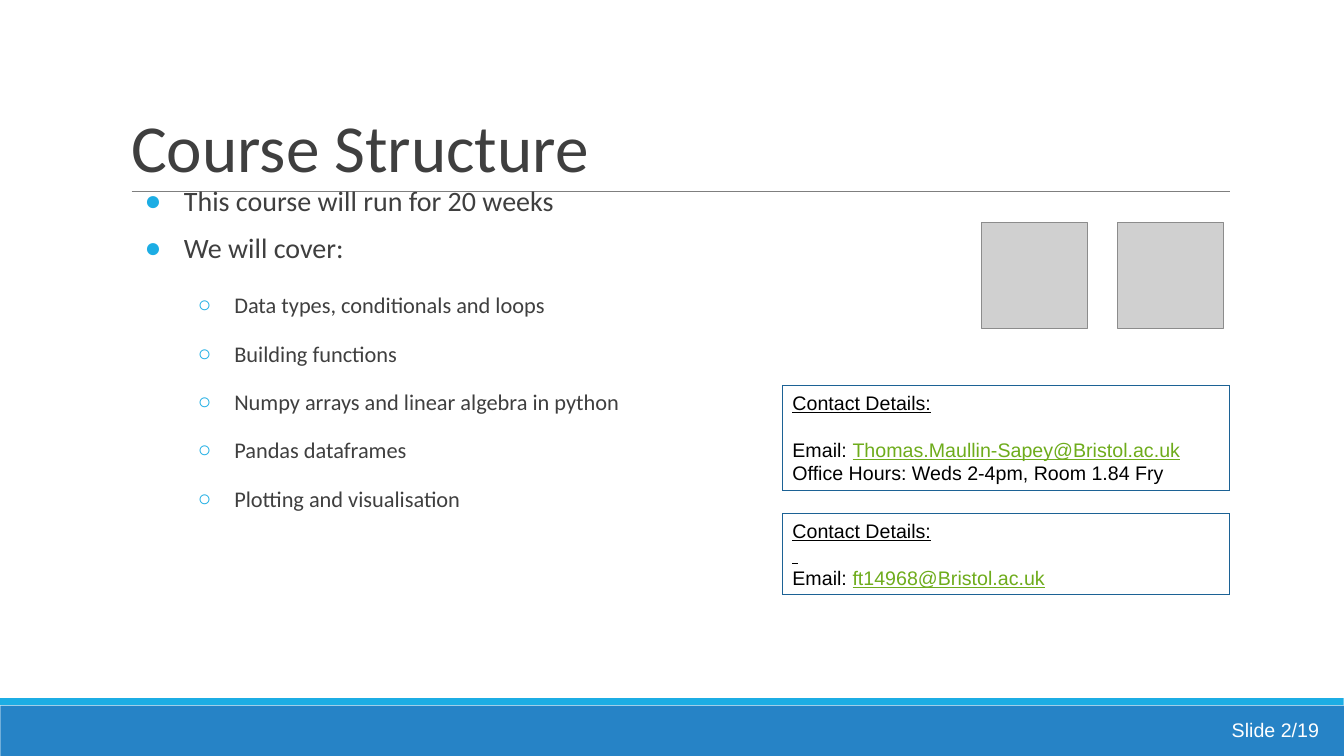
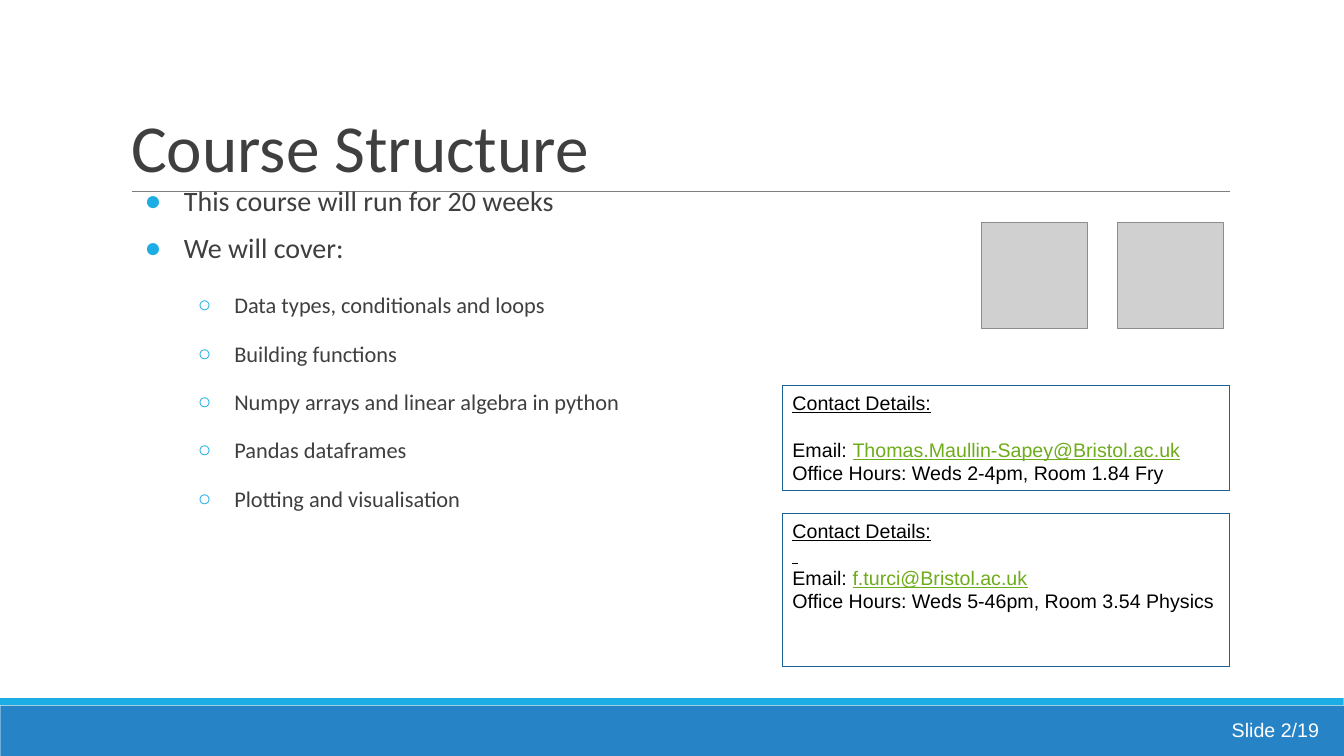
Before and after one commit to FTurci/intro-coding-data-analysis-mirror, a slide deck: slide 19 of 01/Lecture1_Introduction_And_Data_Types.pptx (slide 18 before the commit). Drawn at 1344x756 pixels with LibreOffice and Linux fonts; fonts in the diff are those of the drawing; grey boxes stand for pictures. Boxes give left, top, right and bottom in pixels: in the first picture for what was removed or moved away, otherwise in the second. Text is boxed around its words. In the diff, an @@ line names an element or a change of style, - is before the commit and + after.

```diff
--- a/01/Lecture1_Introduction_And_Data_Types.pptx
+++ b/01/Lecture1_Introduction_And_Data_Types.pptx
@@ rectangle "Contact Details:": place and size @@
-rectangle "Contact Details:" at <box>782,514,1230,596</box>
+rectangle "Contact Details:" at <box>782,514,1230,666</box>
@@ text in rectangle at <box>792,570,1214,612</box>: text changed; text colour #6EAC1C to #000000 @@
-Email: ft14968@Bristol.ac.uk
+Email: f.turci@Bristol.ac.uk
+Office Hours: Weds 5-46pm, Room 3.54 Physics
```
Also in this commit, not shown: 3 other slides changed, 1 slide added.
